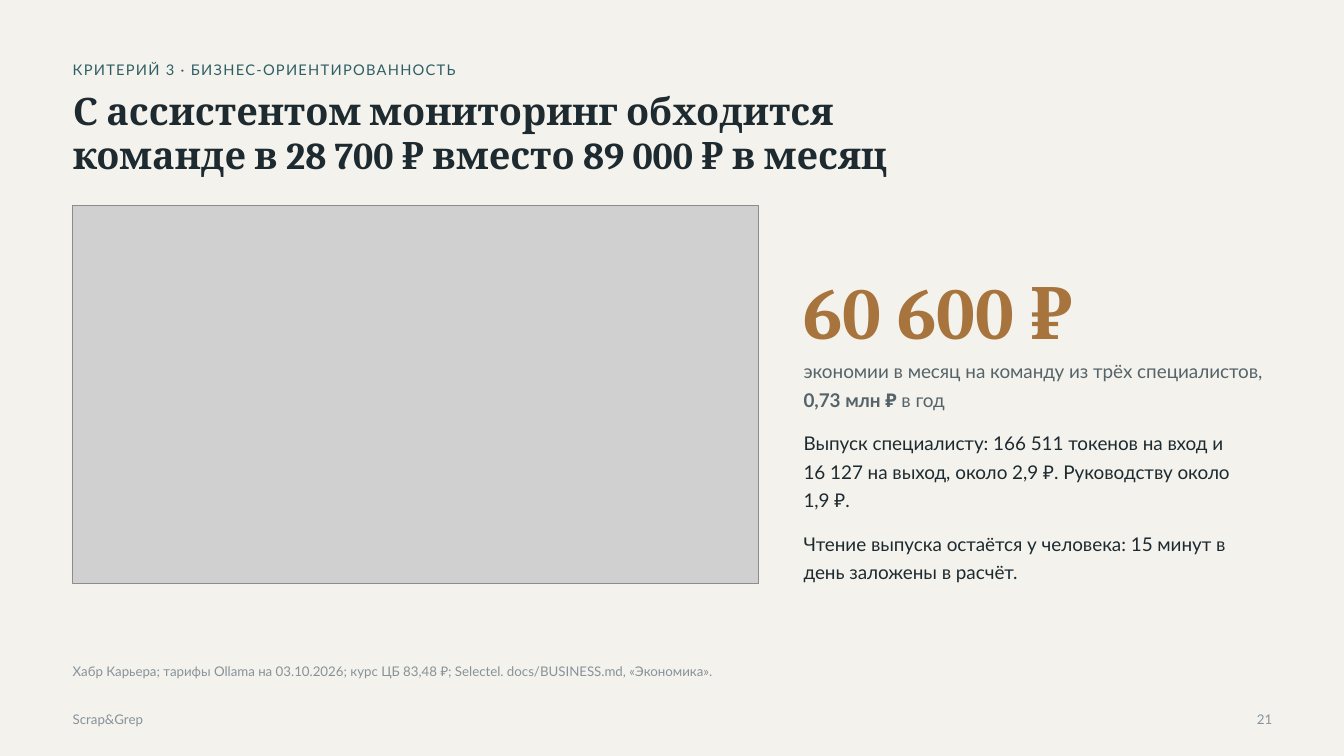
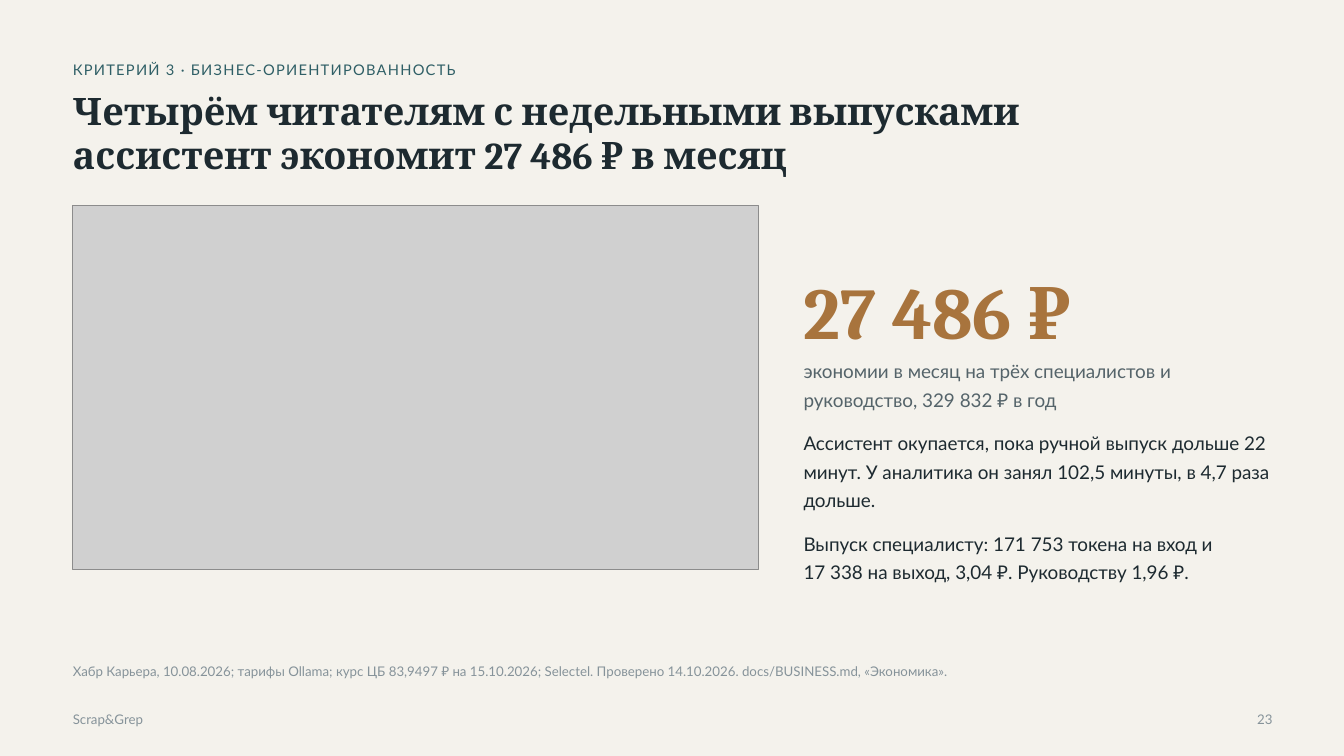
Before and after one commit to verikirill/scrap-and-grep, a slide deck: slide 23 of docs/presentation/scrapgrep.pptx (slide 21 before the commit). Drawn at 1344x756 pixels with LibreOffice and Linux fonts; fonts in the diff are those of the drawing; grey boxes stand for pictures. Boxes give left, top, right and bottom in pixels: in the first picture for what was removed or moved away, otherwise in the second. Text is boxed around its words. In the diff, an @@ line names an element or a change of style, - is before the commit and + after.

Commit message:
docs(presentation): rebuild the PDF and the editable PPTX

```diff
--- a/docs/presentation/scrapgrep.pptx
+++ b/docs/presentation/scrapgrep.pptx
@@ text at [73, 96, 1020, 177]: text changed @@
-С ассистентом мониторинг обходится
-команде в 28 700 ₽ вместо 89 000 ₽ в месяц
+Четырём читателям с недельными выпусками
+ассистент экономит 27 486 ₽ в месяц
@@ picture: place and size @@
-picture at [73, 205, 759, 584]
+picture at [73, 205, 759, 570]
@@ text at [804, 289, 1012, 340]: text changed @@
-60 600 ₽
+27 486 ₽
@@ text at [804, 365, 1171, 411]: text changed @@
-экономии в месяц на команду из трёх специалистов, 0,73 млн ₽ в год
+экономии в месяц на трёх специалистов и руководство, 329 832 ₽ в год
@@ text added at [804, 436, 1270, 511], 13.5 pt, text #1D2A30 @@
+Ассистент окупается, пока ручной выпуск дольше 22 минут. У аналитика он занял 102,5 минуты, в 4,7 раза дольше.
@@ text at [804, 537, 1213, 583]: text changed @@
-Выпуск специалисту: 166 511 токенов на вход и 16 127 на выход, около 2,9 ₽. Руководству около 1,9 ₽.
+Выпуск специалисту: 171 753 токена на вход и 17 338 на выход, 3,04 ₽. Руководству 1,96 ₽.
@@ text removed at [804, 537, 1225, 583] @@
-Чтение выпуска остаётся у человека: 15 минут в день заложены в расчёт.
@@ text at [73, 666, 947, 678]: text changed @@
-Хабр Карьера; тарифы Ollama на 03.10.2026; курс ЦБ 83,48 ₽; Selectel. docs/BUSINESS.md, «Экономика».
+Хабр Карьера, 10.08.2026; тарифы Ollama; курс ЦБ 83,9497 ₽ на 15.10.2026; Selectel. Проверено 14.10.2026. docs/BUSINESS.md, «Экономика».
@@ page number removed at [1257, 714, 1272, 724] @@
-21
@@ text added at [1257, 714, 1272, 724], 9.5 pt, text #86939A @@
+23
```
Also in this commit, not shown: 17 other slides changed, 6 slides added, 4 slides removed, 1 other file.
